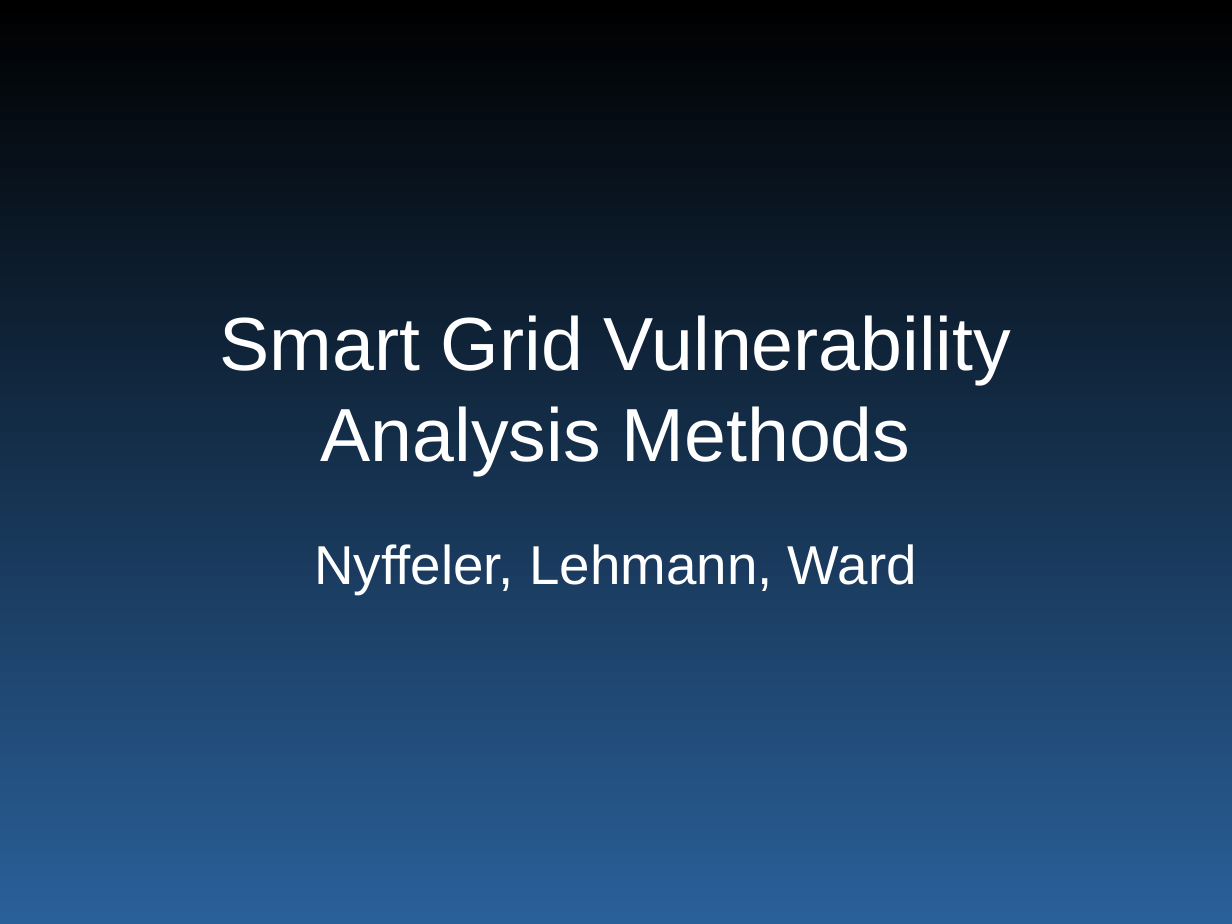
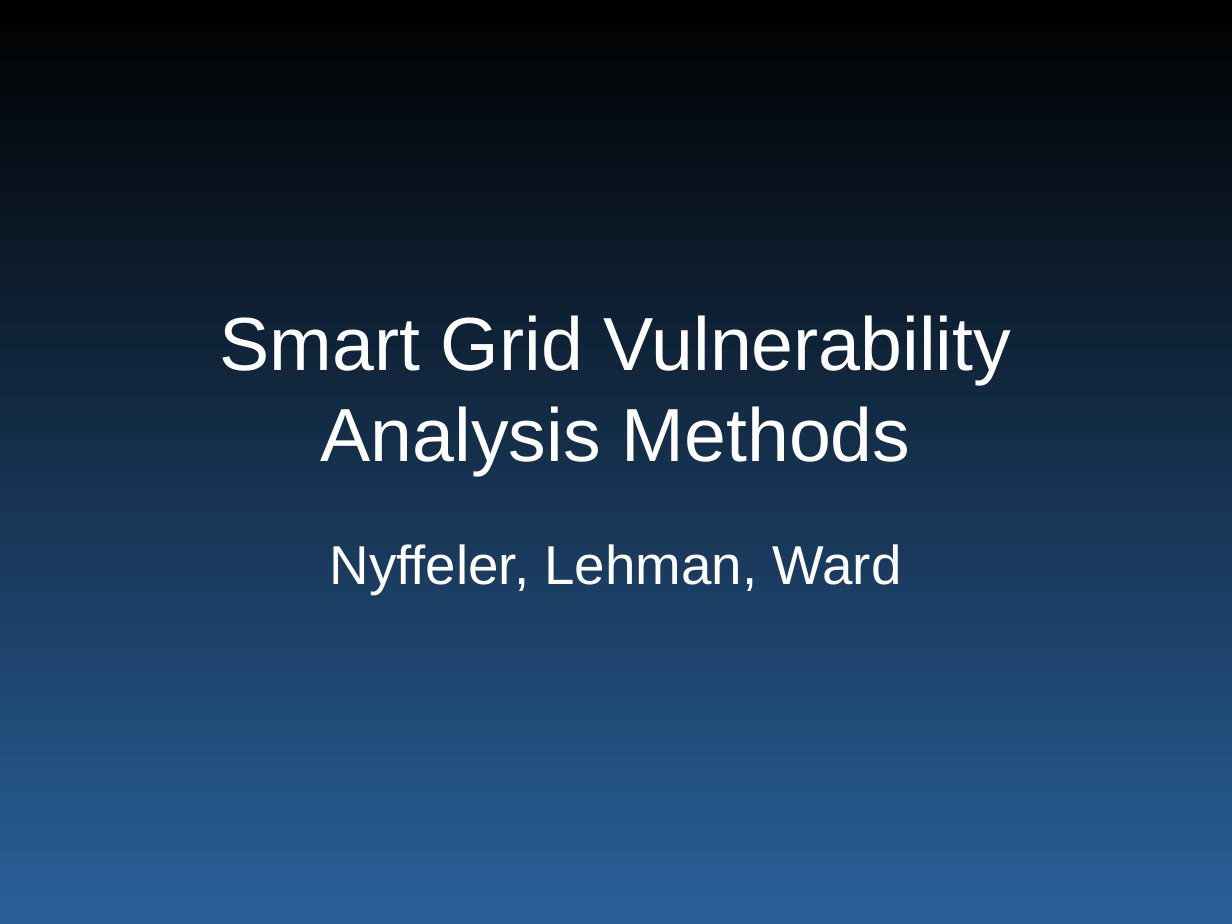
Before and after one commit to wyatt8740/CS460_Capstone, a slide deck: slide 1 of smartgrid_465.ppt. Drawn at 1232x924 pixels with LibreOffice and Linux fonts; fonts in the diff are those of the drawing. Boxes give left, top, right and bottom in pixels: in the first picture for what was removed or moved away, otherwise in the second. Text is boxed around its words. In the diff, an @@ line names an element or a change of style, - is before the commit and + after.

```diff
--- a/smartgrid_465.ppt
+++ b/smartgrid_465.ppt
@@ subtitle at (330, 544, 902, 594): text changed @@
-Nyffeler, Lehmann, Ward
+Nyffeler, Lehman, Ward
```
Also in this commit, not shown: 2 other slides changed, 4 slides added, 1 slide removed.
